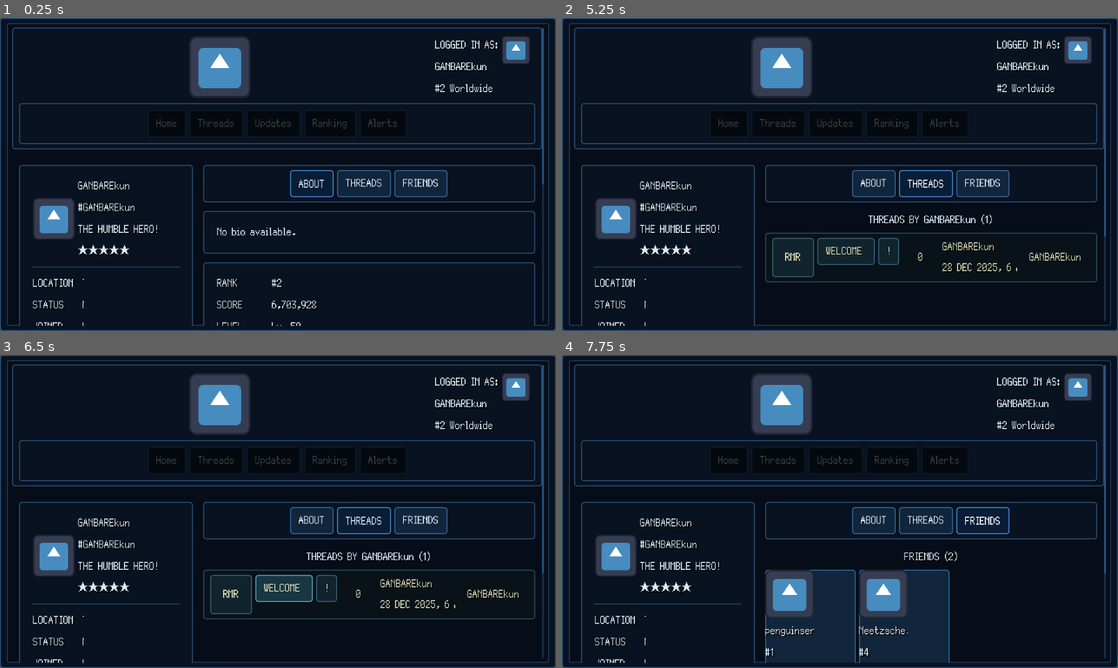
Above: before the commit, frames 1-4 (two rows, left to right).
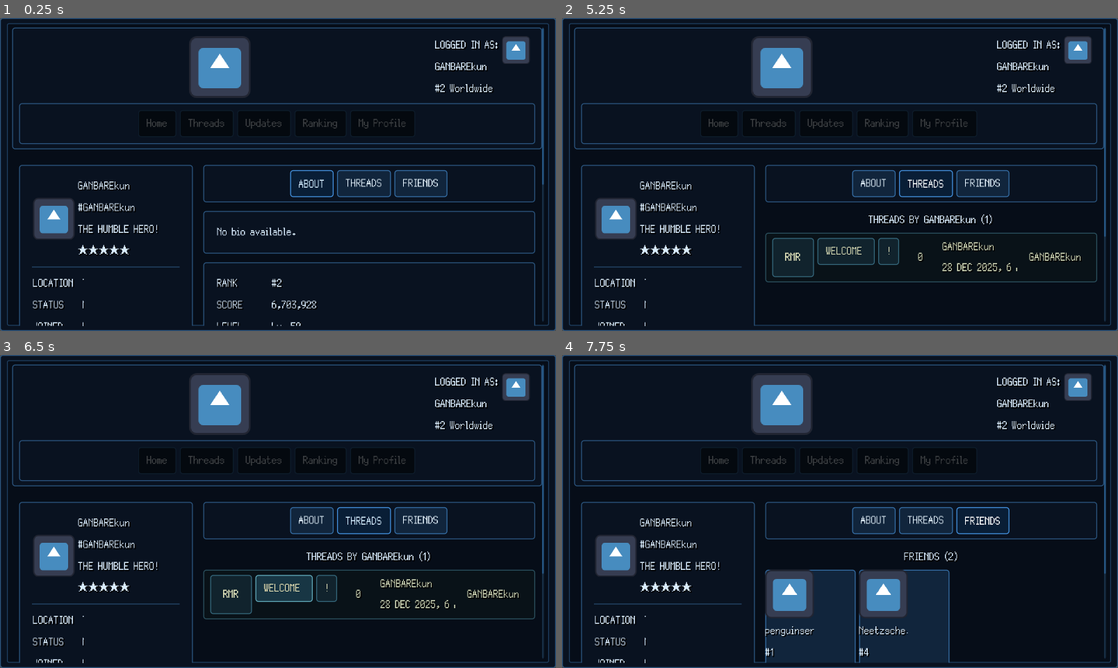
Above: after the commit, the same moments.

Repository: GYU-GAZE/NULL-NETWORK
Game: Godot game, scene res://apps/forum/profile/profile_app.tscn
Two runs of this game, one before a commit and one after it. Both use one fixed random seed, a clock stepped at 60 frames per second and the inputs below. This scene is started directly instead of the project's main scene. The engine's default icon, where the game draws it, is replaced by a stand-in: a white triangle on a blue panel in a dark square.
Inputs (mouse positions are in pixels of both pictures, inside the frame that each line leads up to):
- Up to frame 1 (0.25 s): no input
- Up to frame 2 (5.25 s): click (945, 124) at 0.5 s, where only the run after the commit has a clickable "My Profile"; click "Home" at 1.25 s; click "Threads" at 2 s; click "Updates" at 2.75 s; click "Ranking" at 3.5 s; click (945, 124) at 4.25 s, where only the run before the commit has a clickable "Alerts"; click "THREADS" at 5 s
- Up to frame 3 (6.5 s): click "WELCOME, NEW PLAYERS" at 5.75 s
- Up to frame 4 (7.75 s): click "WELCOME, NEW PLAYERS" at 6.5 s; click "FRIENDS" at 7.25 s

The runs differ from the first frame. In frame 1, 0.5% of the frame differs, in the area x 26-74%, y 29-38%; in frame 2, 0.5%; in frame 3, 0.5%; in frame 4, 0.5%.
Error before the commit: Invalid access to property or key 'pressed' on a base object of type 'null instance'. (res://apps/forum/null_channel_header.gd:103)

Commit message:
feat(forum): add My Profile navigation button

Diff:
--- a/apps/forum/null_channel_header.tscn
+++ b/apps/forum/null_channel_header.tscn
@@ -114,6 +114,13 @@
 script = ExtResource("3_tcew5")
 target_url = "null.net/playerrankings"
 
+[node name="ProfileBtn" type="Button" parent="HeaderVBox/MainNavBarPanel/NavBarMargin/NavbarHBox"]
+unique_name_in_owner = true
+clip_contents = true
+layout_mode = 2
+text = "My Profile"
+disabled = true
+
 [node name="AlertsBtn" type="Button" parent="HeaderVBox/MainNavBarPanel/NavBarMargin/NavbarHBox" unique_id=1984097093]
 unique_name_in_owner = true
 layout_mode = 2
